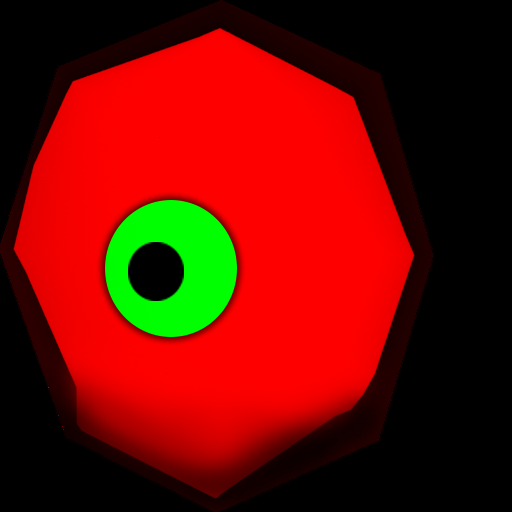
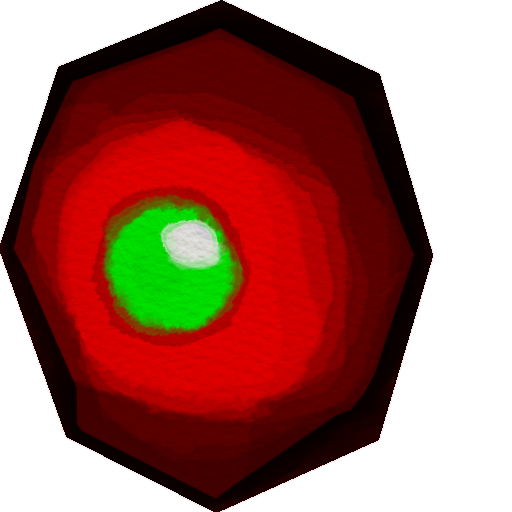
Revision of a layered 512×512 image; what changed, layer by layer:
added layer "Capa 4" (multiply) in group "Group 1" over [0, 0, 512, 512]
added layer "Capa 1" (multiply) in group "Group 1" over [0, 0, 512, 512]
painted on "Sh_Eyes_DefaultAmbient Occlusion _MR_" over [0, 191, 403, 512]
added layer "Capa 3" in group "Group 1" over [158, 218, 228, 272]
painted on "Ellipse 1", unmasked it over [98, 192, 246, 339]
added layer "Capa 2" in group "Group 1" over [88, 183, 253, 348]
hid "Layer 1" over [0, 0, 512, 512]
